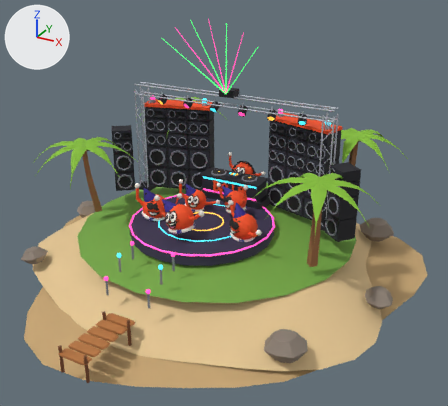
Two versions of the glTF model art/islas/3d/allday.glb, one commit apart.
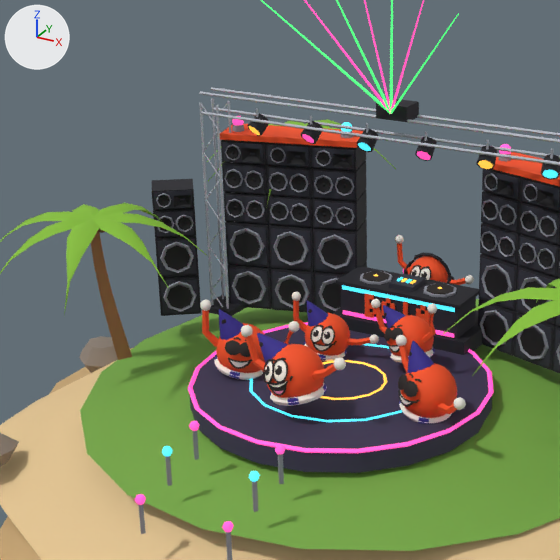
Each version appears first whole from a 50 mm camera at (11.28, -19.91, 12.01) aimed at (0.85, -0.95, 2.53), and next in a close-up on the part from 9% to 68% of the width and 10% to 76% of the height. Lighting does not change. The marker at upper left points along +X, +Y and +Z. The older version's two pictures come first. Where no turn or scale is listed for an object, it has been applied to the vertices. Vertices at exactly the same position are counted once.

The first close-up shows 'allday_isla'.
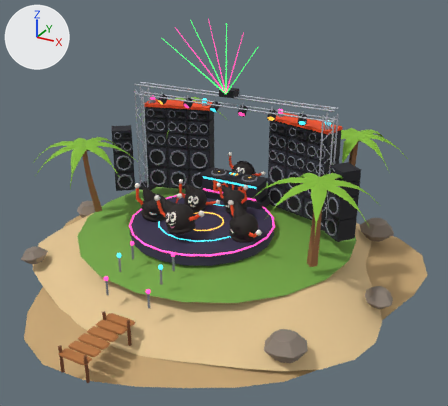
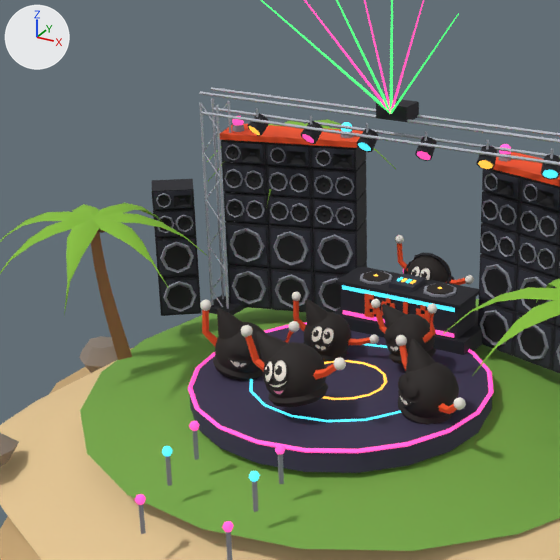
Location of each change, (x1, y1, x2, y2) in pixels of the close-ups (560 x 560 px):
part 1 of me_allday_isla, added (black)
    after: (215, 322, 266, 373)
part 2 of me_allday_isla, added
    after: (213, 356, 263, 381)
part 3 of me_allday_isla, added (black)
    after: (268, 383, 328, 407)
part 4 of me_allday_isla, added (black)
    after: (399, 362, 459, 419)
part 5 of me_allday_isla, added
    after: (397, 398, 454, 424)
part 6 of me_allday_isla, added (black)
    after: (304, 312, 352, 356)
part 7 of me_allday_isla, added (mostly hidden)
    after: (303, 342, 348, 362)
part 8 of me_allday_isla, added
    after: (389, 346, 436, 364)
part 9 of me_allday_isla, added (black)
    after: (386, 314, 435, 356)
part 10 of me_allday_isla, added (black)
    after: (217, 308, 245, 339)
part 11 of me_allday_isla, added (black)
    after: (255, 331, 287, 364)
part 12 of me_allday_isla, added (black)
    after: (406, 339, 435, 372)
part 13 of me_allday_isla, added
    after: (305, 299, 328, 326)
part 14 of me_allday_isla, added
    after: (382, 304, 405, 328)
part 15 of me_allday_isla, built on
    after: (265, 342, 326, 398)
part 16 of me_allday_isla, built on
    after: (407, 256, 452, 283)

What changed in the scene script:
```text
Change me_allday_isla:
    remove me_allday_isla.from_pydata(...)  # 16136 vertices, 29124 faces; spans x -8.3..7.9, y -8.9..7.5, z -0.8..9.2
    add me_allday_isla.from_pydata(...)  # 18956 vertices, 34720 faces; spans x -8.3..7.9, y -8.9..7.5, z -0.8..9.2
    me_allday_isla part 1: the loose piece of 266 vertices spanning x 1.5..2.5, y -2.1..-1.1, z 1.6..2.6 is copied, and the copy is moved by (-3.8, -0.1, 0.0), in mat_ink_gltf_contorno (black #231c1a); it spans x -2.3..-1.3, y -2.2..-1.2, z 1.6..2.6
    me_allday_isla part 2: the loose piece of 144 vertices spanning x 1.5..2.4, y -2.0..-1.1, z 1.6..1.9 is copied, and the copy is moved by (-3.8, -0.2, 0.0), in mat_ink_gltf_contorno (black #231c1a); it spans x -2.4..-1.4, y -2.2..-1.2, z 1.6..2.0
    me_allday_isla part 3: the loose piece of 144 vertices spanning x 0.5..1.3, y -0.5..0.3, z 1.8..2.1 is copied, and the copy is scaled about its middle by (1.2, 1.19, 1.3), then moved by (-0.9, -2.7, 0.1), in mat_ink_gltf_contorno (black #231c1a); it spans x -0.4..0.6, y -3.3..-2.2, z 1.9..2.3
    me_allday_isla part 4: the loose piece of 266 vertices spanning x -2.3..-1.3, y -2.2..-1.2, z 1.6..2.6 is copied, and the copy is moved by (3.8, 0.1, 0.0), in mat_ink_gltf_contorno (black #231c1a); it spans x 1.5..2.6, y -2.1..-1.1, z 1.6..2.6
    me_allday_isla part 5: the loose piece of 144 vertices spanning x -2.3..-1.4, y -2.2..-1.3, z 1.6..1.9 is copied, and the copy is moved by (3.8, 0.2, 0.0), in mat_ink_gltf_contorno (black #231c1a); it spans x 1.5..2.5, y -2.1..-1.1, z 1.6..2.0
    me_allday_isla part 6: the loose piece of 266 vertices spanning x -2.3..-1.3, y -2.2..-1.2, z 1.6..2.6 is copied, and the copy is moved by (1.0, 1.4, 0.0), in mat_ink_gltf_contorno (black #231c1a); it spans x -1.3..-0.4, y -0.7..0.2, z 1.6..2.5
    me_allday_isla part 7: the loose piece of 144 vertices spanning x -2.3..-1.4, y -2.2..-1.3, z 1.6..1.9 is copied, and the copy is moved by (1.0, 1.4, 0.0), in mat_ink_gltf_contorno (black #231c1a); it spans x -1.3..-0.4, y -0.7..0.2, z 1.6..1.9
    me_allday_isla part 8: the loose piece of 144 vertices spanning x -0.4..0.6, y -3.2..-2.2, z 1.9..2.3 is copied, and the copy is scaled about its middle by (0.851, 0.852, 1.04), then moved by (0.9, 2.7, -0.1), in mat_ink_gltf_contorno (black #231c1a); it spans x 0.5..1.4, y -0.5..0.4, z 1.8..2.1
    me_allday_isla part 9: a new loose piece of 266 vertices spanning x 0.4..1.3, y -0.5..0.4, z 1.8..2.7, in mat_ink_gltf_contorno (black #231c1a)
    me_allday_isla part 10: a new loose piece of 72 vertices spanning x -2.2..-1.6, y -2.1..-1.5, z 2.3..3.0, in mat_ink_gltf_contorno (black #231c1a)
    me_allday_isla part 11: a new loose piece of 72 vertices spanning x -0.8..-0.1, y -3.1..-2.5, z 2.5..3.1, in mat_ink_gltf_contorno (black #231c1a)
    me_allday_isla part 12: a new loose piece of 72 vertices spanning x 1.6..2.2, y -1.9..-1.3, z 2.3..3.0, in mat_ink_gltf_contorno (black #231c1a)
    me_allday_isla part 13: a new loose piece of 72 vertices spanning x -1.2..-0.7, y -0.6..-0.1, z 2.2..2.8, in mat_ink_gltf_contorno (black #231c1a)
    me_allday_isla part 14: a new loose piece of 72 vertices spanning x 0.2..0.8, y -0.3..0.2, z 2.3..2.8, in mat_ink_gltf_contorno (black #231c1a)
    me_allday_isla part 15: 4 vertices moved within x 0.0, y -3.3, z 2.3; 266 vertices added at x -0.5..0.6, y -3.3..-2.2, z 1.9..3.0
    me_allday_isla part 16: 3 vertices moved within x 0.0..0.2, y 1.9, z 2.4..2.5; 266 vertices added at x -0.4..0.5, y 1.8..2.8, z 2.1..3.0
    other edits to the shape of me_allday_isla do not show in these pictures
    add me_allday_isla.materials.append(mat_ink_gltf_contorno)  # black #231c1a
```
